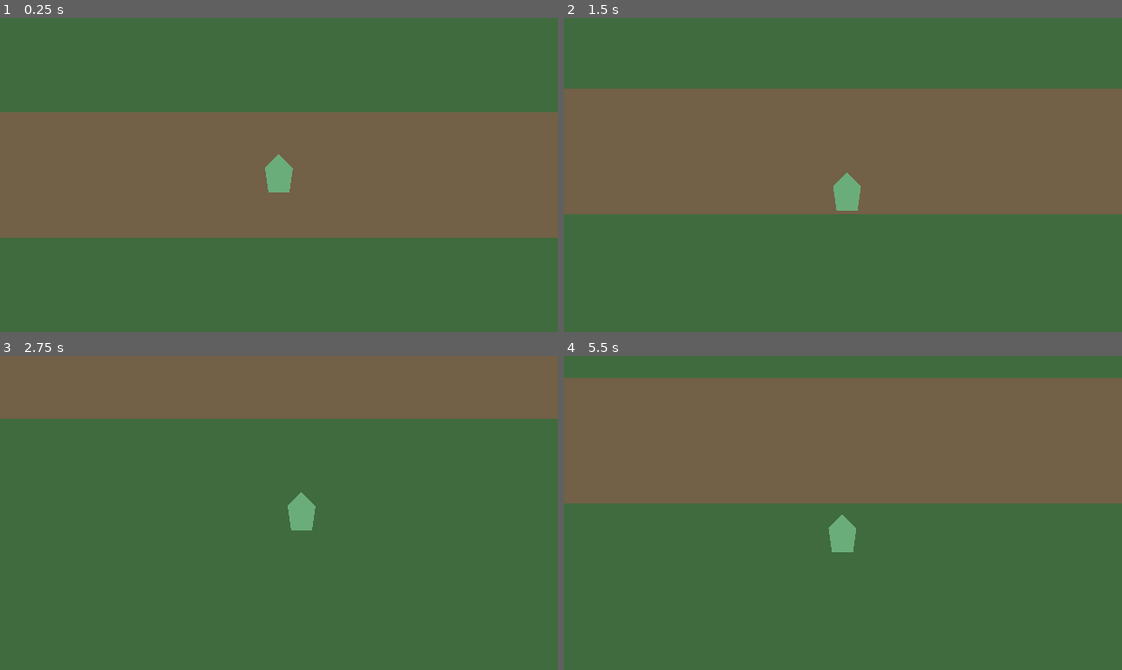
Above: before the commit, frames 1-4 (two rows, left to right).
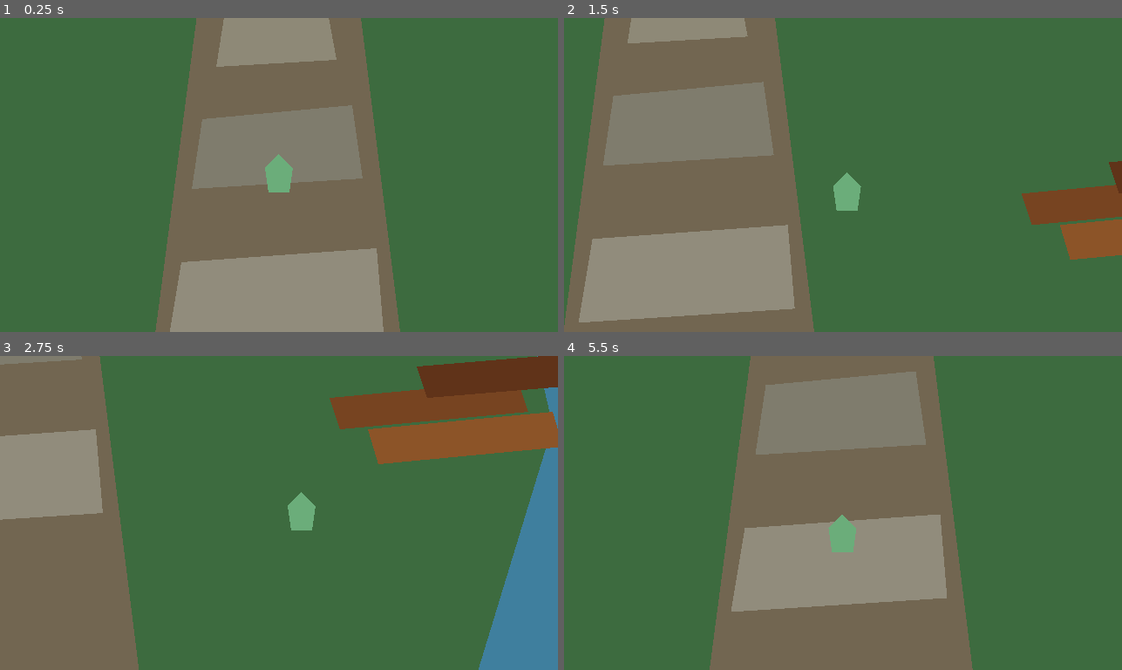
Above: after the commit, the same moments.

Repository: ALEX4VODKA/Mountains-Tea
Game: Godot game, scene res://scenes/main/Main.tscn
Same seed, same stepped clock (60 frames per second), same inputs: the game is played once before the commit and once after it.
Inputs:
- Up to frame 1 (0.25 s): no input
- Up to frame 2 (1.5 s): tap Enter at 0.5 s; hold D (move_right) 0.53-1.28 s; hold S (move_down) from 1.28 s (still down)
- Up to frame 3 (2.75 s): release S (move_down) at 2.03 s; hold D (move_right) from 2.03 s (still down)
- Up to frame 4 (5.5 s): release D (move_right) at 2.78 s; hold Up (move_up) 2.78-3.53 s; hold A (move_left) 3.53-5.03 s; hold S (move_down) from 5.03 s (still down)

The runs differ from the first frame. In frame 1, 53% of the frame differs, in the area x 0-100%, y 0-100%; in frame 2, 56%; in frame 3, 44%; in frame 4, 57%.

Commit message:
add first tea house test map

Diff:
--- a/scenes/main/Main.tscn
+++ b/scenes/main/Main.tscn
@@ -1,15 +1,8 @@
-[gd_scene load_steps=2 format=3]
+[gd_scene format=3 uid="uid://xm4dbaxu3ldk"]
 
-[ext_resource type="PackedScene" path="res://scenes/player/Player.tscn" id="1_player_scene"]
+[ext_resource type="PackedScene" path="res://scenes/world/TeaHouseMap.tscn" id="1_tea_house_map"]
 
-[node name="Main" type="Node2D"]
+[node name="Main" type="Node2D" unique_id=551122037]
 
-[node name="Ground" type="Polygon2D" parent="."]
-color = Color(0.25, 0.42, 0.25, 1)
-polygon = PackedVector2Array(-512, -320, 512, -320, 512, 320, -512, 320)
-
-[node name="Path" type="Polygon2D" parent="."]
-color = Color(0.45, 0.38, 0.28, 1)
-polygon = PackedVector2Array(-512, -36, 512, -36, 512, 36, -512, 36)
-
-[node name="Player" parent="." instance=ExtResource("1_player_scene")]
+[node name="TeaHouseMap" parent="." unique_id=1102985145 instance=ExtResource("1_tea_house_map")]
+position = Vector2(24, -40)
--- /dev/null
+++ b/scenes/world/TeaHouseMap.tscn
@@ -0,0 +1,177 @@
+[gd_scene load_steps=7 format=3]
+
+[ext_resource type="PackedScene" path="res://scenes/player/Player.tscn" id="1_player_scene"]
+
+[sub_resource type="RectangleShape2D" id="RectangleShape2D_top_boundary"]
+size = Vector2(1216, 32)
+
+[sub_resource type="RectangleShape2D" id="RectangleShape2D_bottom_boundary"]
+size = Vector2(1216, 32)
+
+[sub_resource type="RectangleShape2D" id="RectangleShape2D_left_boundary"]
+size = Vector2(32, 832)
+
+[sub_resource type="RectangleShape2D" id="RectangleShape2D_right_boundary"]
+size = Vector2(32, 832)
+
+[sub_resource type="RectangleShape2D" id="RectangleShape2D_tea_house"]
+size = Vector2(232, 128)
+
+[node name="TeaHouseMap" type="Node2D"]
+
+[node name="TileMapLayers" type="Node2D" parent="."]
+
+[node name="GroundTileLayerPlaceholder" type="TileMapLayer" parent="TileMapLayers"]
+
+[node name="DecorationTileLayerPlaceholder" type="TileMapLayer" parent="TileMapLayers"]
+z_index = 2
+
+[node name="Ground" type="Polygon2D" parent="."]
+color = Color(0.24, 0.42, 0.25, 1)
+polygon = PackedVector2Array(-600, -400, 600, -400, 600, 400, -600, 400)
+
+[node name="SoftForestBackground" type="Polygon2D" parent="."]
+color = Color(0.14, 0.32, 0.22, 1)
+polygon = PackedVector2Array(-600, -400, -180, -400, -220, 160, -600, 220)
+
+[node name="TeaHouseArea" type="Node2D" parent="."]
+
+[node name="TeaHouseFloor" type="Polygon2D" parent="TeaHouseArea"]
+color = Color(0.47, 0.3, 0.17, 1)
+polygon = PackedVector2Array(-130, -130, 130, -130, 130, 40, -130, 40)
+
+[node name="TeaHouseRoof" type="Polygon2D" parent="TeaHouseArea"]
+z_index = 1
+color = Color(0.33, 0.16, 0.12, 1)
+polygon = PackedVector2Array(-150, -150, 150, -150, 115, -105, -115, -105)
+
+[node name="TeaHouseDoor" type="Polygon2D" parent="TeaHouseArea"]
+z_index = 2
+color = Color(0.18, 0.11, 0.08, 1)
+polygon = PackedVector2Array(-22, -30, 22, -30, 22, 40, -22, 40)
+
+[node name="WarmWindowLeft" type="Polygon2D" parent="TeaHouseArea"]
+z_index = 2
+color = Color(0.95, 0.68, 0.28, 1)
+polygon = PackedVector2Array(-92, -72, -54, -72, -54, -38, -92, -38)
+
+[node name="WarmWindowRight" type="Polygon2D" parent="TeaHouseArea"]
+z_index = 2
+color = Color(0.95, 0.68, 0.28, 1)
+polygon = PackedVector2Array(54, -72, 92, -72, 92, -38, 54, -38)
+
+[node name="FrontStonePath" type="Polygon2D" parent="."]
+color = Color(0.45, 0.4, 0.32, 1)
+polygon = PackedVector2Array(-42, 40, 42, 40, 82, 360, -84, 360)
+
+[node name="PathStone01" type="Polygon2D" parent="."]
+color = Color(0.56, 0.54, 0.47, 1)
+polygon = PackedVector2Array(-30, 70, 26, 66, 33, 104, -36, 108)
+
+[node name="PathStone02" type="Polygon2D" parent="."]
+color = Color(0.5, 0.49, 0.43, 1)
+polygon = PackedVector2Array(-44, 138, 42, 130, 48, 172, -50, 178)
+
+[node name="PathStone03" type="Polygon2D" parent="."]
+color = Color(0.57, 0.55, 0.49, 1)
+polygon = PackedVector2Array(-56, 220, 56, 212, 60, 260, -64, 268)
+
+[node name="TeaLeafGrove" type="Node2D" parent="."]
+
+[node name="TeaBush01" type="Polygon2D" parent="TeaLeafGrove"]
+color = Color(0.22, 0.55, 0.26, 1)
+polygon = PackedVector2Array(-470, -160, -420, -188, -372, -160, -392, -112, -450, -108)
+
+[node name="TeaBush02" type="Polygon2D" parent="TeaLeafGrove"]
+color = Color(0.18, 0.49, 0.24, 1)
+polygon = PackedVector2Array(-365, -245, -314, -272, -264, -244, -286, -198, -344, -194)
+
+[node name="TeaBush03" type="Polygon2D" parent="TeaLeafGrove"]
+color = Color(0.2, 0.52, 0.28, 1)
+polygon = PackedVector2Array(-510, 15, -456, -18, -402, 14, -428, 66, -486, 66)
+
+[node name="Tree01" type="Polygon2D" parent="TeaLeafGrove"]
+z_index = 1
+color = Color(0.08, 0.24, 0.16, 1)
+polygon = PackedVector2Array(-555, -300, -504, -356, -452, -300, -474, -246, -532, -246)
+
+[node name="Tree02" type="Polygon2D" parent="TeaLeafGrove"]
+z_index = 1
+color = Color(0.1, 0.27, 0.18, 1)
+polygon = PackedVector2Array(-295, -95, -248, -146, -198, -94, -218, -42, -276, -42)
+
+[node name="StreamWaterPoint" type="Node2D" parent="."]
+
+[node name="Stream" type="Polygon2D" parent="StreamWaterPoint"]
+color = Color(0.25, 0.5, 0.62, 1)
+polygon = PackedVector2Array(320, -400, 520, -400, 500, -230, 548, -80, 472, 85, 520, 245, 460, 400, 260, 400, 318, 210, 280, 44, 342, -116, 300, -260)
+
+[node name="WaterEdgeStone01" type="Polygon2D" parent="StreamWaterPoint"]
+z_index = 1
+color = Color(0.42, 0.43, 0.39, 1)
+polygon = PackedVector2Array(260, -92, 306, -112, 340, -78, 312, -44, 266, -48)
+
+[node name="WaterEdgeStone02" type="Polygon2D" parent="StreamWaterPoint"]
+z_index = 1
+color = Color(0.51, 0.52, 0.47, 1)
+polygon = PackedVector2Array(392, 152, 444, 136, 478, 172, 438, 214, 388, 202)
+
+[node name="FirewoodPile" type="Node2D" parent="."]
+position = Vector2(260, 210)
+
+[node name="Log01" type="Polygon2D" parent="FirewoodPile"]
+color = Color(0.47, 0.27, 0.13, 1)
+polygon = PackedVector2Array(-70, -16, 38, -26, 44, -8, -64, 2)
+
+[node name="Log02" type="Polygon2D" parent="FirewoodPile"]
+color = Color(0.55, 0.33, 0.16, 1)
+polygon = PackedVector2Array(-48, 2, 58, -8, 64, 12, -42, 22)
+
+[node name="Log03" type="Polygon2D" parent="FirewoodPile"]
+color = Color(0.38, 0.2, 0.1, 1)
+polygon = PackedVector2Array(-20, -34, 76, -42, 82, -24, -14, -16)
+
+[node name="VisibleMapEdges" type="Node2D" parent="."]
+
+[node name="TopEdge" type="Polygon2D" parent="VisibleMapEdges"]
+color = Color(0.11, 0.2, 0.14, 1)
+polygon = PackedVector2Array(-600, -400, 600, -400, 600, -372, -600, -372)
+
+[node name="BottomEdge" type="Polygon2D" parent="VisibleMapEdges"]
+color = Color(0.11, 0.2, 0.14, 1)
+polygon = PackedVector2Array(-600, 372, 600, 372, 600, 400, -600, 400)
+
+[node name="LeftEdge" type="Polygon2D" parent="VisibleMapEdges"]
+color = Color(0.11, 0.2, 0.14, 1)
+polygon = PackedVector2Array(-600, -400, -572, -400, -572, 400, -600, 400)
+
+[node name="RightEdge" type="Polygon2D" parent="VisibleMapEdges"]
+color = Color(0.11, 0.2, 0.14, 1)
+polygon = PackedVector2Array(572, -400, 600, -400, 600, 400, 572, 400)
+
+[node name="MapBoundary" type="StaticBody2D" parent="."]
+
+[node name="TopBoundary" type="CollisionShape2D" parent="MapBoundary"]
+position = Vector2(0, -416)
+shape = SubResource("RectangleShape2D_top_boundary")
+
+[node name="BottomBoundary" type="CollisionShape2D" parent="MapBoundary"]
+position = Vector2(0, 416)
+shape = SubResource("RectangleShape2D_bottom_boundary")
+
+[node name="LeftBoundary" type="CollisionShape2D" parent="MapBoundary"]
+position = Vector2(-616, 0)
+shape = SubResource("RectangleShape2D_left_boundary")
+
+[node name="RightBoundary" type="CollisionShape2D" parent="MapBoundary"]
+position = Vector2(616, 0)
+shape = SubResource("RectangleShape2D_right_boundary")
+
+[node name="TeaHouseWallCollision" type="StaticBody2D" parent="."]
+
+[node name="CollisionShape2D" type="CollisionShape2D" parent="TeaHouseWallCollision"]
+position = Vector2(0, -48)
+shape = SubResource("RectangleShape2D_tea_house")
+
+[node name="Player" parent="." instance=ExtResource("1_player_scene")]
+position = Vector2(0, 170)
Not shown, added: scripts/player/player.gd.uid
